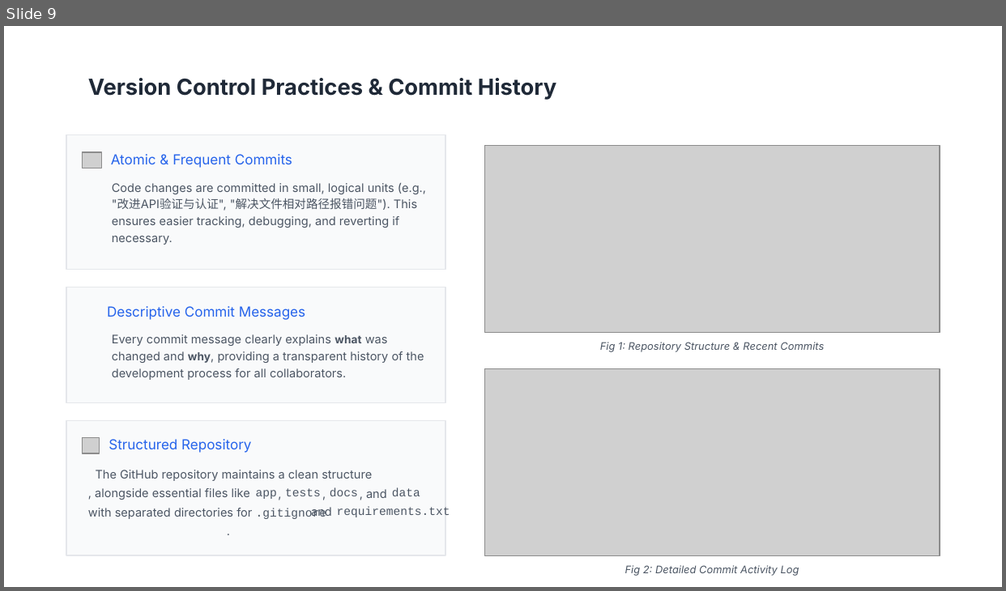
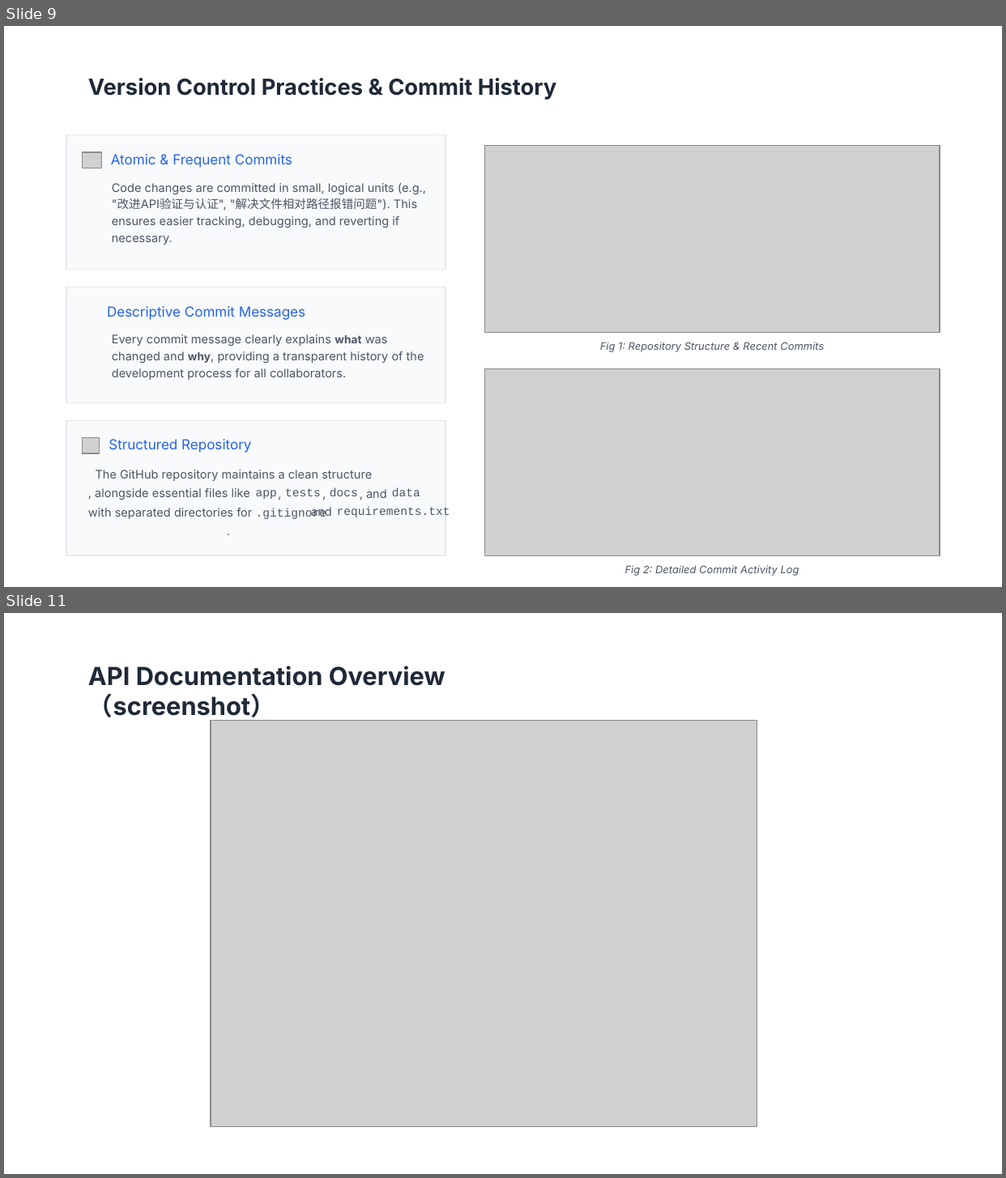
Before and after one commit to Leo-Chen-cs/Web-services-and-web-data-cw1, a slide deck: docs/Football_Analytics_API_-_Technical_Presentation.pptx. Shown one above the other, each under a label of ours: slide 9 before the commit, slides 9 and 11 after it; the slides between them are not shown. The pictures are 1006x591 and 1006x1178 pixels, drawn with LibreOffice and Linux fonts; fonts in the diff are those of the drawing; grey boxes stand for pictures; background and template pictures are left out. Boxes give left, top, right and bottom in pixels: in the first picture for what was removed or moved away, otherwise in the second. Text is boxed around its words. In the diff, an @@ line names an element or a change of style, - is before the commit and + after.

```diff
--- a/docs/Football_Analytics_API_-_Technical_Presentation.pptx
+++ b/docs/Football_Analytics_API_-_Technical_Presentation.pptx
@@ slide 11 added at (4, 613, 1002, 1174), background #FFFFFF @@
@@ text added at (88, 666, 445, 722), 18 pt, text #1F2937, bold @@
+API Documentation Overview（screenshot）
@@ picture added at (211, 721, 756, 1127) @@
```
Also in this commit, not shown: 6 slides changed, 3 other files.
